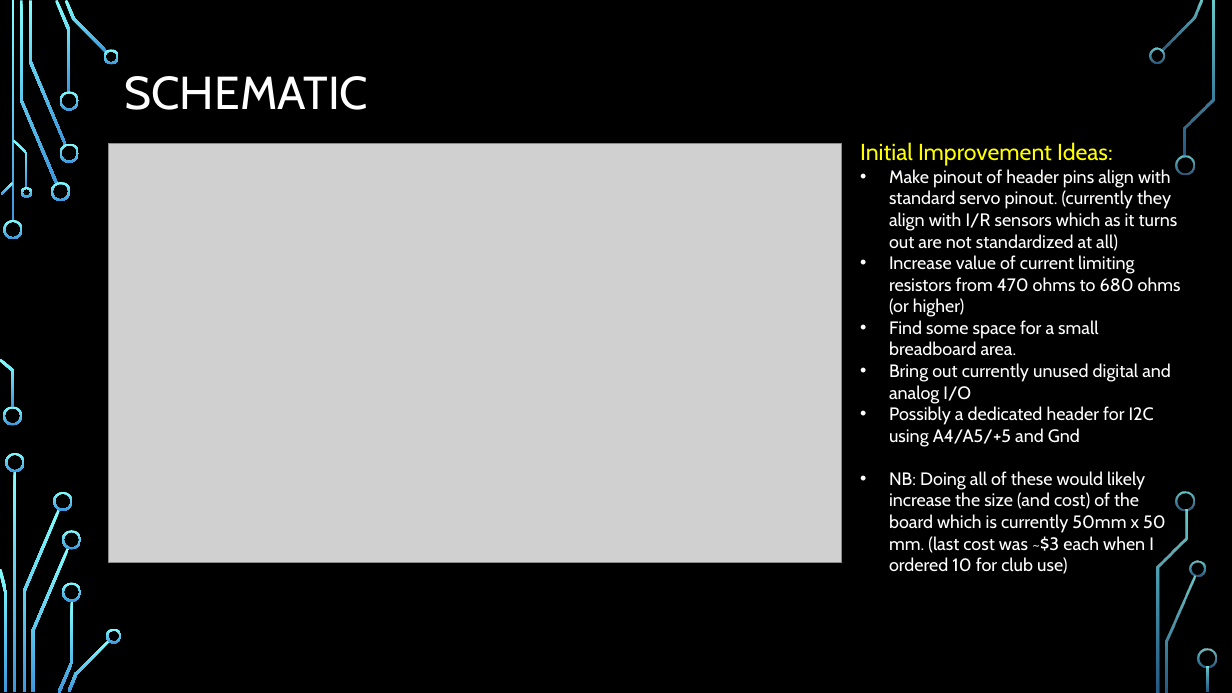
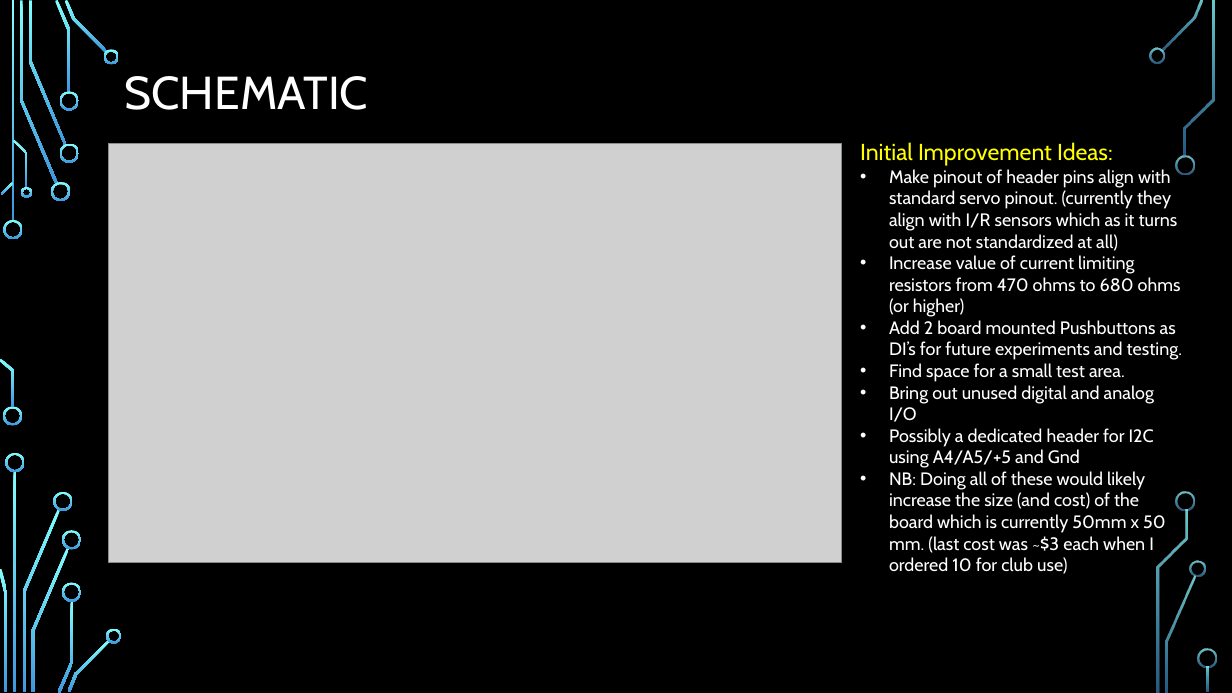
Before and after one commit to Alan-Lomax/MERG-SIG-Presentations, a slide deck: slide 3 of Practical Arduino - Ground Up.pptx. Drawn at 1232x693 pixels with LibreOffice and Linux fonts; fonts in the diff are those of the drawing; grey boxes stand for pictures; background and template pictures are left out. Boxes give left, top, right and bottom in pixels: in the first picture for what was removed or moved away, otherwise in the second. Text is boxed around its words. In the diff, an @@ line names an element or a change of style, - is before the commit and + after.

```diff
--- a/Practical Arduino - Ground Up.pptx
+++ b/Practical Arduino - Ground Up.pptx
@@ text at bbox=[889, 320, 1182, 422]: text changed @@
-• Find some space for a small breadboard area.
-• Bring out currently unused digital and analog I/O
+• Add 2 board mounted Pushbuttons as DI’s for future experiments and testing.
+• Find space for a small test area.
+• Bring out unused digital and analog I/O
```
